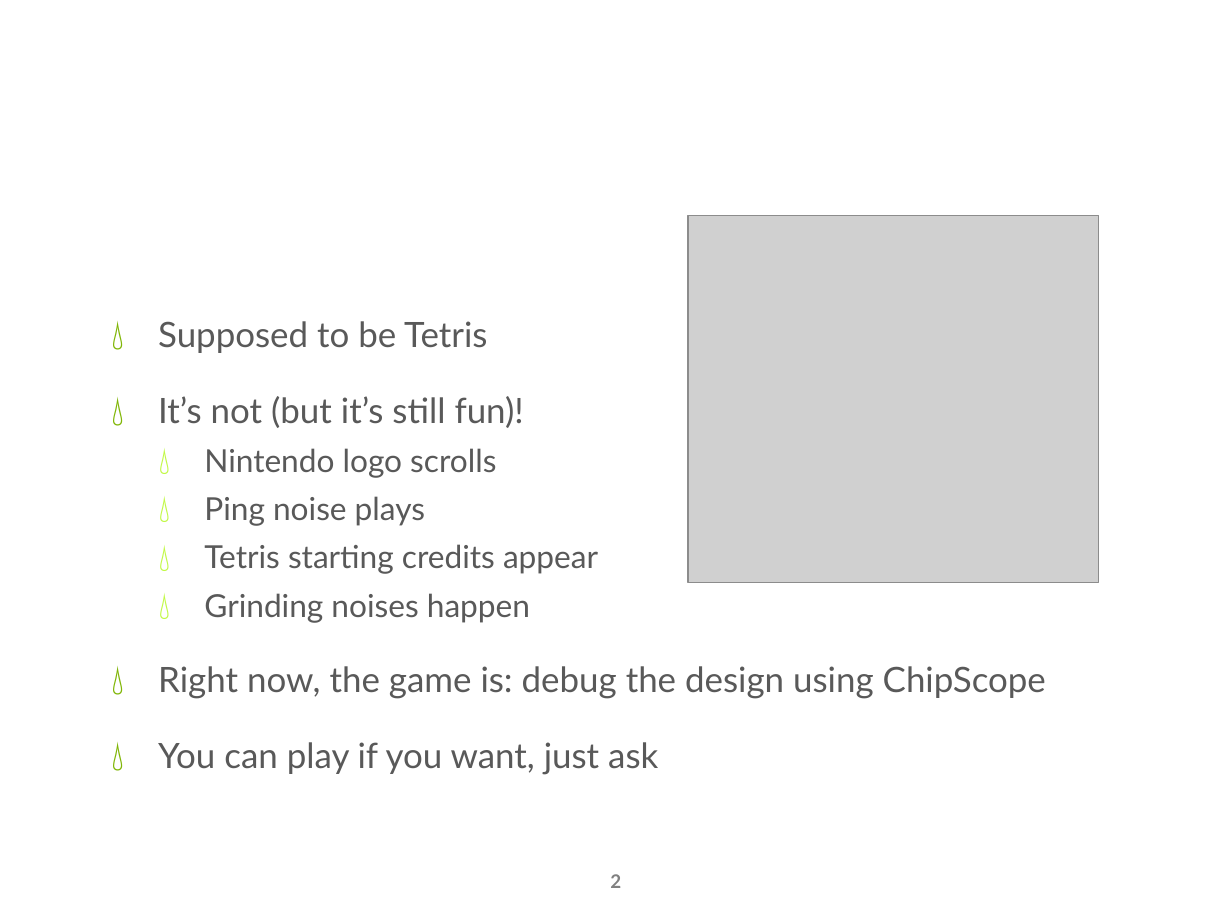
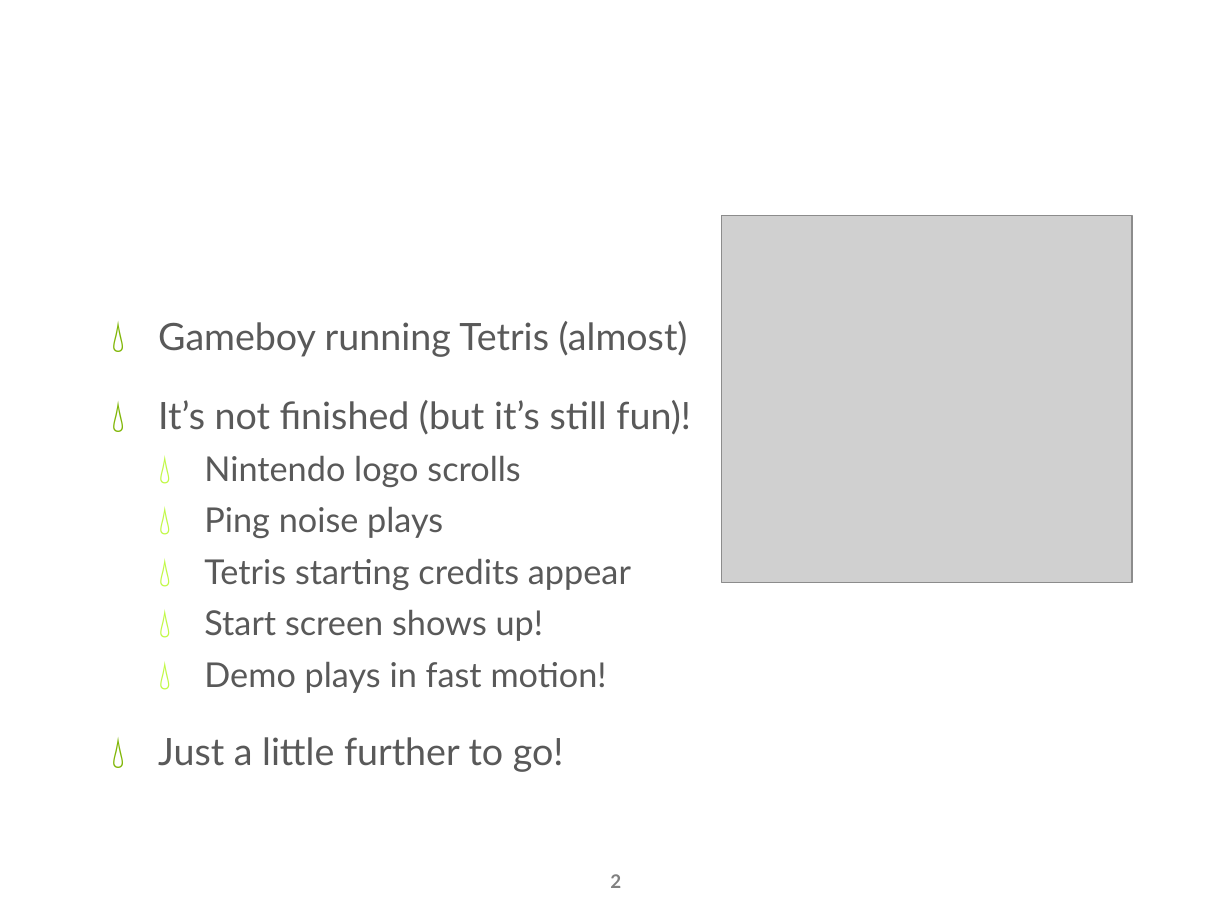
Before and after one commit to nightslide7/Gameboy, a slide deck: slide 2 of Meerkats_Presentation.pptx. Drawn at 1232x924 pixels with LibreOffice and Linux fonts; fonts in the diff are those of the drawing; grey boxes stand for pictures; background and template pictures are left out. Boxes give left, top, right and bottom in pixels: in the first picture for what was removed or moved away, otherwise in the second. Text is boxed around its words. In the diff, an @@ line names an element or a change of style, - is before the commit and + after.

```diff
--- a/Meerkats_Presentation.pptx
+++ b/Meerkats_Presentation.pptx
@@ picture: place and size @@
-picture at [689, 216, 1099, 583]
+picture at [722, 216, 1132, 583]
@@ text at [158, 321, 691, 435]: text changed; size 20.4 to 22 pt @@
-💧 Supposed to be Tetris
-💧 It’s not (but it’s still fun)!
+💧 Gameboy running Tetris (almost)
+💧 It’s not finished (but it’s still fun)!
@@ text at [204, 456, 631, 590]: size 18.5 to 20 pt in "Nintendo logo scrolls", "Ping noise plays", "Tetris starting credits appear" @@
@@ text at [158, 610, 607, 772]: text changed; size 20.4 to 20 pt @@
-  💧 Grinding noises happen
-💧 Right now, the game is: debug the design using ChipScope
-💧 You can play if you want, just ask
+  💧 Start screen shows up!
+  💧 Demo plays in fast motion!
+💧 Just a little further to go!
```
Also in this commit, not shown: 10 other slides changed, 1 slide added, 3 slides removed, 1 other file.
